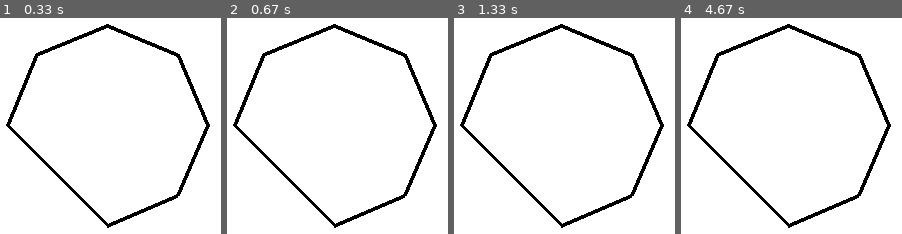
Above: before the commit, frames 1-4 (left to right).
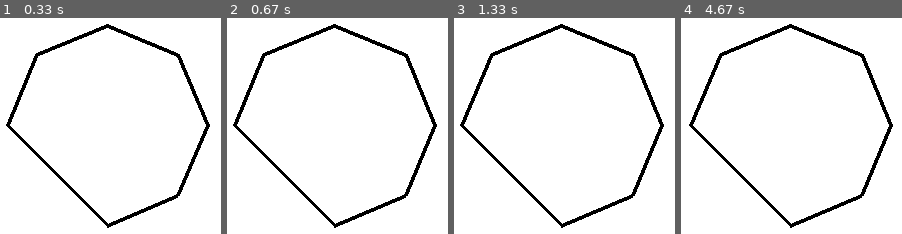
Above: after the commit, the same moments.

Repository: mikprin/skolkovo_graphics_labs
Game: pygame game, started from Lab2/pygame_lab.py
Two runs of this game, one before a commit and one after it. Both use one fixed random seed, a clock stepped at 60 frames per second and the inputs below.
Inputs:
- Up to frame 1 (0.33 s): no input
- Up to frame 2 (0.67 s): no input
- Up to frame 3 (1.33 s): no input
- Up to frame 4 (4.67 s): no input

Frame 1 is identical in both runs. In frame 2, 0.4% of the frame differs, in the area x 53-95%, y 4-95%; in frame 3, 0.6%; in frame 4, 4.0%, in the area x 2-96%, y 2-98%.

Commit message:
ITS ALIVE

Diff:
--- a/Lab2/pygame_lab.py
+++ b/Lab2/pygame_lab.py
@@ -140,6 +140,9 @@
     milliseconds = clock.tick(FPS)
     screen.fill(WHITE)
     screen.blit(bg, (0,0))
+
+    w = Wheel(100, x=screen_center[0], y=screen_center[1])
+
     while True:
         screen.blit(bg, (0,0))
         for event in pygame.event.get():
@@ -153,7 +156,7 @@
 
         # update stuff
 
-        w = Wheel(100, x=screen_center[0], y=screen_center[1])
+
 
         # for i in range(len(w.points)):
         #     w.points[i].vecprod(rotation_matrix(4))
@@ -161,7 +164,7 @@
         #     w.draw()
 
         # w.translate_2_origin()
-        # w.translate(100,0)
+        w.translate(0.01,0)
         w.draw()
 
 
